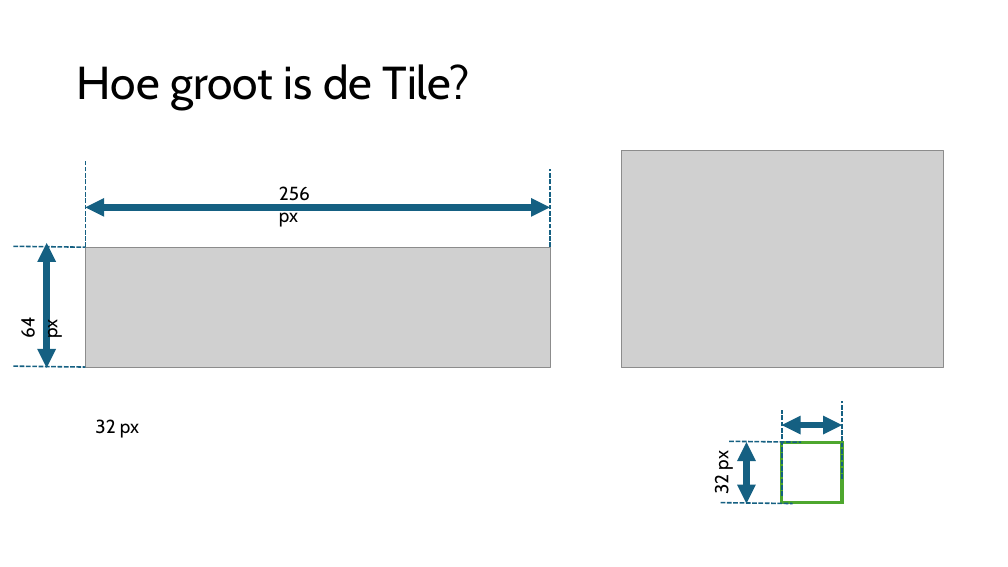
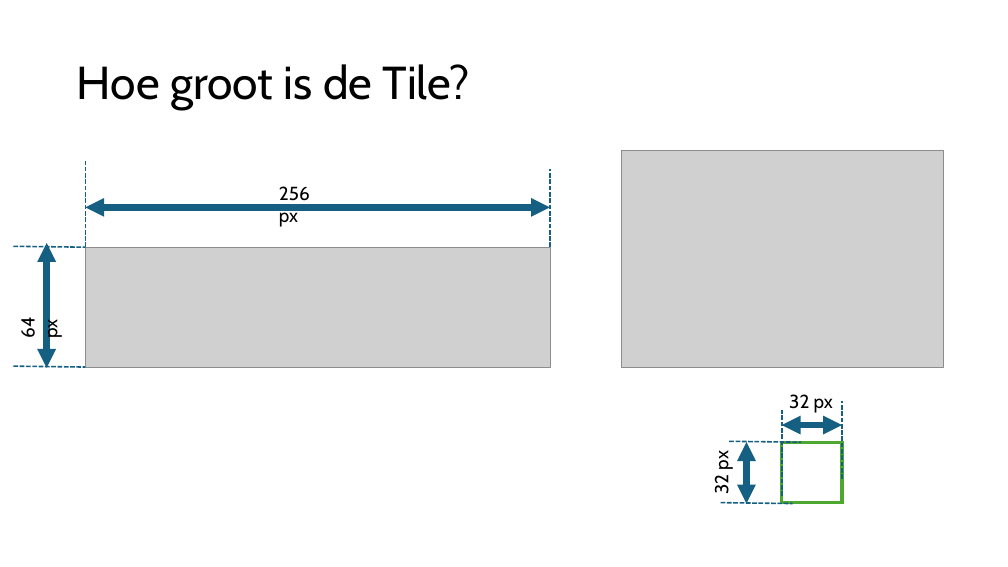
Before and after one commit to djsjollema/lessen-gamedevelopment, a slide deck: slide 5 of M4/GDV_2D_Gym/les1/2D_Gym_les1.pptx. Drawn at 1008x567 pixels with LibreOffice and Linux fonts; fonts in the diff are those of the drawing; grey boxes stand for pictures. Boxes give left, top, right and bottom in pixels: in the first picture for what was removed or moved away, otherwise in the second. Text is boxed around its words. In the diff, an @@ line names an element or a change of style, - is before the commit and + after.

Commit message:
m4-gdv-gym2d-les1

```diff
--- a/M4/GDV_2D_Gym/les1/2D_Gym_les1.pptx
+++ b/M4/GDV_2D_Gym/les1/2D_Gym_les1.pptx
@@ text "32 px": place and size @@
-text "32 px" at (95,419,139,438)
+text "32 px" at (789,394,833,413)
```
